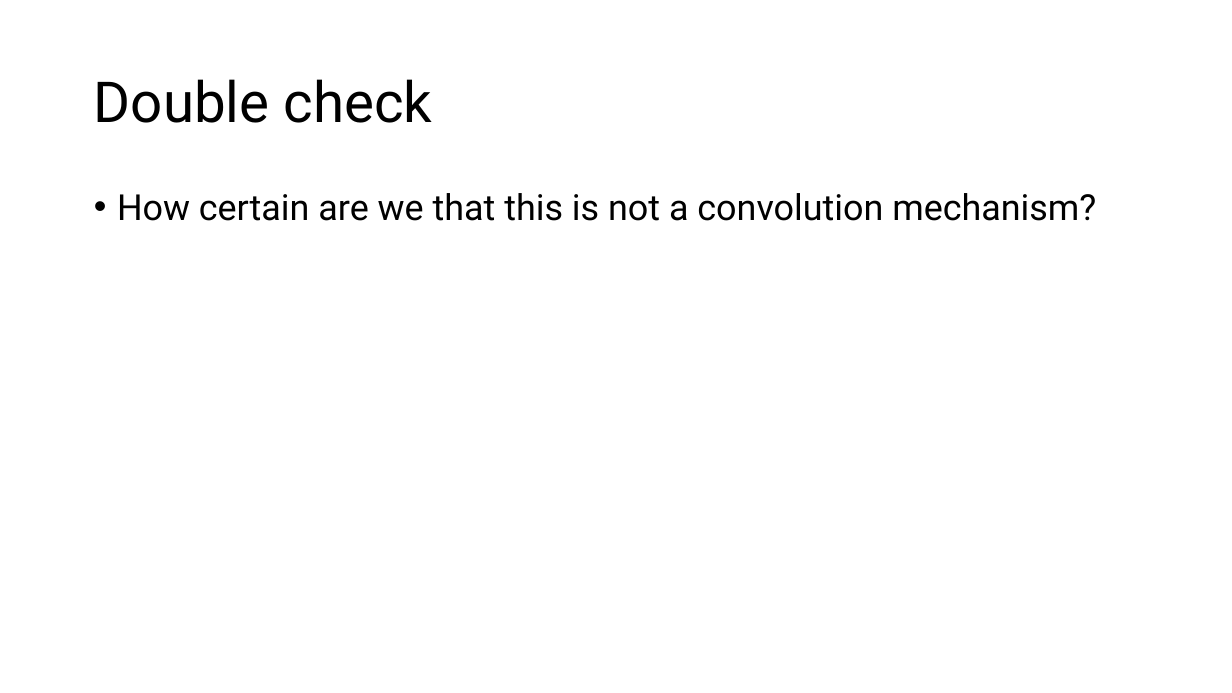
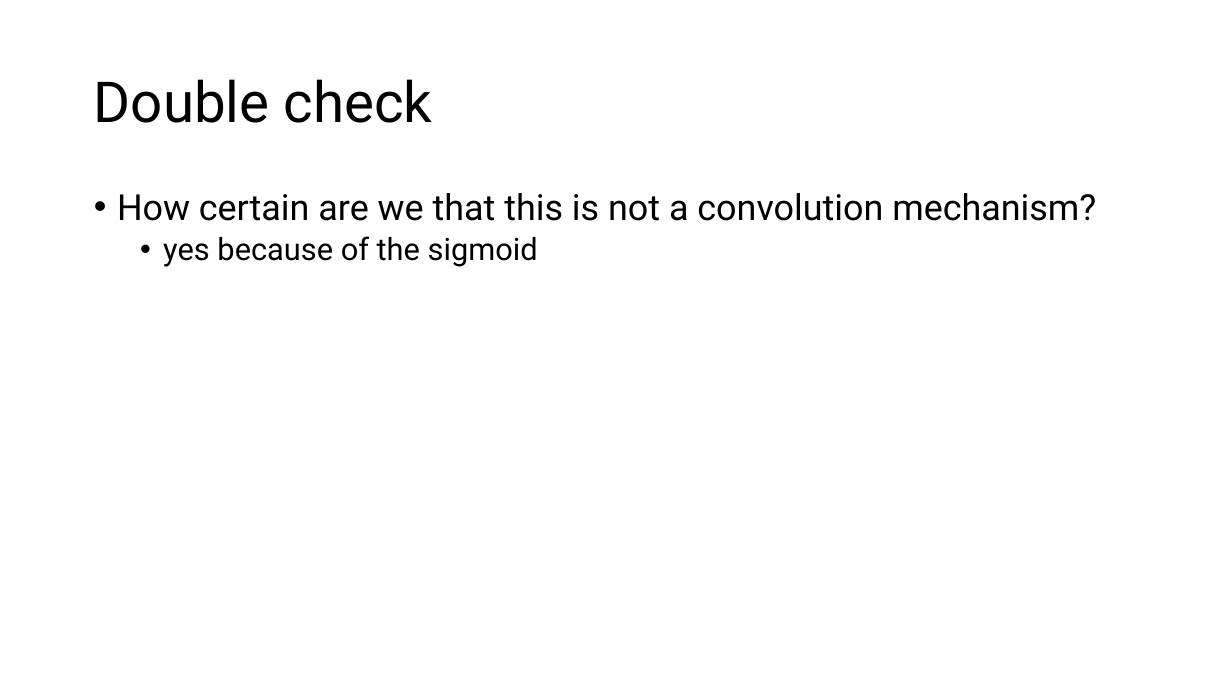
Before and after one commit to AlexTunlaw/eru, a slide deck: slide 10 of notes/2024 12 25 experiment 2.pptx. Drawn at 1232x693 pixels with LibreOffice and Linux fonts; fonts in the diff are those of the drawing. Boxes give left, top, right and bottom in pixels: in the first picture for what was removed or moved away, otherwise in the second. Text is boxed around its words. In the diff, an @@ line names an element or a change of style, - is before the commit and + after.

```diff
--- a/notes/2024 12 25 experiment 2.pptx
+++ b/notes/2024 12 25 experiment 2.pptx
@@ text at bbox=[163, 236, 538, 267]: paragraph added @@
+  • yes because of the sigmoid
```
Also in this commit, not shown: 1 other slide changed, 5 other files.
